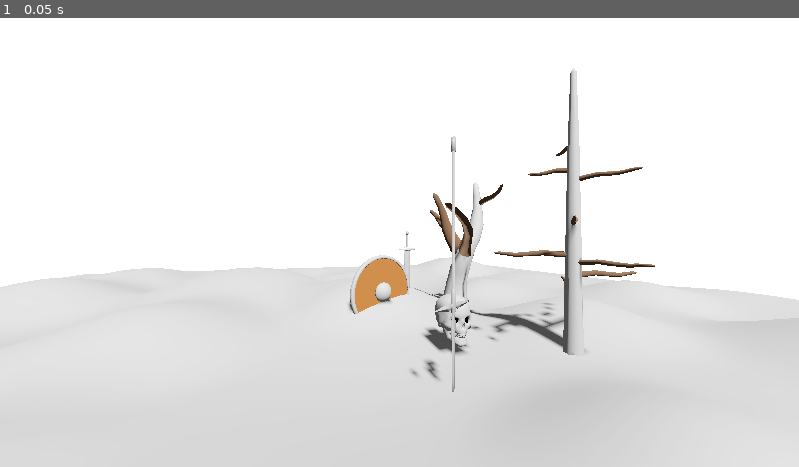
Above: before the commit, frame 1.
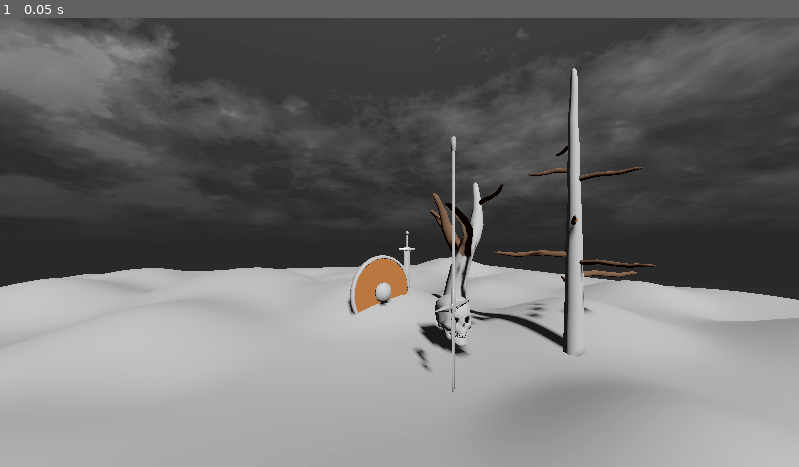
Above: after the commit, the same moment.

Repository: eldskald/godot4-cel-shader
Game: Godot game, scene res://sample-scene.tscn
Two runs of this game, one before a commit and one after it. Both use one fixed random seed, a clock stepped at 60 frames per second and the inputs below. The project has no main scene, so this scene is started directly.
Inputs:
- Up to frame 1 (0.05 s): no input

The runs differ from the first frame. In frame 1, 98% of the frame differs, in the area x 0-100%, y 0-100%.

Commit message:
add more models and sky

Diff:
--- /dev/null
+++ b/src/materials/materials/stone-1.tres
@@ -0,0 +1,14 @@
+[gd_resource type="ShaderMaterial" load_steps=3 format=3 uid="uid://bduybcmyt0owf"]
+
+[ext_resource type="Material" uid="uid://dnvlpeg4no6w3" path="res://materials/outline.tres" id="1_is7ab"]
+[ext_resource type="Shader" path="res://shaders/cel-shader-base.gdshader" id="2_qkcgs"]
+
+[resource]
+render_priority = 0
+next_pass = ExtResource("1_is7ab")
+shader = ExtResource("2_qkcgs")
+shader_parameter/color = Color(0.439216, 0.419608, 0.403922, 1)
+shader_parameter/specular = Color(0, 0, 0, 0.501961)
+shader_parameter/fresnel = Color(0.15, 0.15, 0.15, 0.392157)
+shader_parameter/uv_scale = Vector2(1, 1)
+shader_parameter/uv_offset = Vector2(0, 0)
--- /dev/null
+++ b/src/materials/vfx/sky.tres
@@ -0,0 +1,26 @@
+[gd_resource type="ShaderMaterial" load_steps=4 format=3 uid="uid://b8fg4sf7meyfv"]
+
+[ext_resource type="Shader" path="res://shaders/sky.gdshader" id="1_velad"]
+
+[sub_resource type="Gradient" id="Gradient_onb3m"]
+offsets = PackedFloat32Array(0, 0.505376, 1)
+colors = PackedColorArray(0.3, 0.3, 0.3, 1, 0.15, 0.15, 0.15, 1, 0.3, 0.3, 0.3, 1)
+
+[sub_resource type="GradientTexture2D" id="GradientTexture2D_otqm7"]
+gradient = SubResource("Gradient_onb3m")
+fill_to = Vector2(0, 1)
+
+[resource]
+shader = ExtResource("1_velad")
+shader_parameter/add_clouds = true
+shader_parameter/clouds_below = false
+shader_parameter/cloud_scale = 0.25
+shader_parameter/speed = 0.002
+shader_parameter/cloud_dark = 0.5
+shader_parameter/cloud_light = 0.3
+shader_parameter/cloud_cover = 0.2
+shader_parameter/cloud_alpha = 8.0
+shader_parameter/sky_tint = 0.5
+shader_parameter/height_offset = 0.2
+shader_parameter/sky_contribution = 0.5
+shader_parameter/source_panorama = SubResource("GradientTexture2D_otqm7")
--- /dev/null
+++ b/src/models/nodes/boulder-1.tscn
@@ -0,0 +1,9 @@
+[gd_scene load_steps=3 format=3 uid="uid://gade2qfiwkac"]
+
+[ext_resource type="PackedScene" uid="uid://c70cs1jyayudw" path="res://models/models/boulder-1.glb" id="1_jjg3p"]
+[ext_resource type="Material" uid="uid://bduybcmyt0owf" path="res://materials/materials/stone-1.tres" id="2_kml52"]
+
+[node name="boulder-1" instance=ExtResource("1_jjg3p")]
+
+[node name="Boulder_Cylinder" parent="." index="0"]
+surface_material_override/0 = ExtResource("2_kml52")
--- /dev/null
+++ b/src/models/nodes/boulder-2.tscn
@@ -0,0 +1,9 @@
+[gd_scene load_steps=3 format=3 uid="uid://cyyekr71tbhot"]
+
+[ext_resource type="PackedScene" uid="uid://bicpjvakwocg7" path="res://models/models/boulder-2.glb" id="1_omd7r"]
+[ext_resource type="Material" uid="uid://bduybcmyt0owf" path="res://materials/materials/stone-1.tres" id="2_actu3"]
+
+[node name="boulder-2" instance=ExtResource("1_omd7r")]
+
+[node name="Boulder" parent="." index="0"]
+surface_material_override/0 = ExtResource("2_actu3")
--- /dev/null
+++ b/src/models/nodes/boulder-3.tscn
@@ -0,0 +1,9 @@
+[gd_scene load_steps=3 format=3 uid="uid://bgsbyjx11j520"]
+
+[ext_resource type="PackedScene" uid="uid://cximj4vqnbksk" path="res://models/models/boulder-3.glb" id="1_6cva2"]
+[ext_resource type="Material" uid="uid://bduybcmyt0owf" path="res://materials/materials/stone-1.tres" id="2_pi6wv"]
+
+[node name="boulder-3" instance=ExtResource("1_6cva2")]
+
+[node name="Boulder" parent="." index="0"]
+surface_material_override/0 = ExtResource("2_pi6wv")
--- /dev/null
+++ b/src/models/nodes/ribcage-1.tscn
@@ -0,0 +1,12 @@
+[gd_scene load_steps=3 format=3 uid="uid://88di173s0jj4"]
+
+[ext_resource type="PackedScene" uid="uid://f4qsafo06ewy" path="res://models/models/ribcage-1.glb" id="1_wucqm"]
+[ext_resource type="Material" uid="uid://cxotcnlcsr22b" path="res://materials/materials/bone-1.tres" id="2_3tck7"]
+
+[node name="ribcage-1" instance=ExtResource("1_wucqm")]
+
+[node name="BONES_SPINE" parent="." index="0"]
+surface_material_override/0 = ExtResource("2_3tck7")
+
+[node name="BONES_RIBCAGE" parent="." index="1"]
+surface_material_override/0 = ExtResource("2_3tck7")
--- a/src/project.godot
+++ b/src/project.godot
@@ -13,6 +13,10 @@
 config/name="Godot 4 Cel Shader"
 config/features=PackedStringArray("4.0", "Forward Plus")
 config/icon="res://icon.svg"
+
+[editor]
+
+naming/scene_name_casing=0
 
 [rendering]
 
--- a/src/sample-scene.tscn
+++ b/src/sample-scene.tscn
@@ -1,5 +1,6 @@
-[gd_scene load_steps=9 format=3 uid="uid://w4k1fp8lu7tr"]
+[gd_scene load_steps=11 format=3 uid="uid://w4k1fp8lu7tr"]
 
+[ext_resource type="Material" uid="uid://b8fg4sf7meyfv" path="res://materials/vfx/sky.tres" id="1_jmqa1"]
 [ext_resource type="PackedScene" path="res://models/nodes/dead-tree-1.tscn" id="4_7qvcg"]
 [ext_resource type="PackedScene" uid="uid://qhwe2yhkr5vk" path="res://models/nodes/polearm-1.tscn" id="4_qojxx"]
 [ext_resource type="PackedScene" path="res://models/nodes/dead-tree-2.tscn" id="5_lq7xb"]
@@ -8,9 +9,14 @@
 [ext_resource type="PackedScene" path="res://models/nodes/ground-1.tscn" id="6_jjnxp"]
 [ext_resource type="PackedScene" uid="uid://0vce6ybed2ug" path="res://models/nodes/skull-1.tscn" id="7_6ib85"]
 
+[sub_resource type="Sky" id="Sky_3glnw"]
+sky_material = ExtResource("1_jmqa1")
+
 [sub_resource type="Environment" id="Environment_5lahd"]
+background_mode = 2
+sky = SubResource("Sky_3glnw")
 ambient_light_source = 2
-ambient_light_color = Color(0.470588, 0.470588, 0.470588, 1)
+ambient_light_color = Color(0.211765, 0.211765, 0.211765, 1)
 tonemap_mode = 2
 glow_enabled = true
 glow_intensity = 1.0
@@ -23,7 +29,7 @@
 environment = SubResource("Environment_5lahd")
 
 [node name="DirectionalLight3D" type="DirectionalLight3D" parent="."]
-transform = Transform3D(1, 0, 0, 0, 0.662228, 0.749303, 0, -0.749303, 0.662228, 0.224601, 1.00613, -0.852877)
+transform = Transform3D(1, 0, 0, 0, 0.808925, 0.587912, 0, -0.587912, 0.808925, 0.606105, 1.00613, -0.852877)
 light_indirect_energy = 0.0
 shadow_enabled = true
 directional_shadow_mode = 1
--- /dev/null
+++ b/src/shaders/sky.gdshader
@@ -0,0 +1,146 @@
+shader_type sky;
+render_mode use_half_res_pass;
+
+uniform sampler2D source_panorama : filter_linear, source_color, hint_default_black;
+uniform bool add_clouds = true;
+uniform bool clouds_below = false;
+uniform float cloud_scale : hint_range(0.0, 1.0, 0.01) = 0.25;
+uniform float speed : hint_range(0.0, 0.25, 0.001) = 0.002;
+uniform float cloud_dark : hint_range(0.0, 1.0, 0.01) = 0.5;
+uniform float cloud_light : hint_range(0.0, 1.0, 0.01) = 0.3;
+uniform float cloud_cover : hint_range(0.0, 1.0, 0.01) = 0.2;
+uniform float cloud_alpha : hint_range(0.0, 10.0, 0.01) = 8.0;
+uniform float sky_tint : hint_range(0.0, 1.0, 0.001) = 0.5;
+uniform float height_offset : hint_range(0.0, 1.0, 0.001) = 0.2;
+uniform float sky_contribution : hint_range(0.0, 1.0, 0.1) = 0.5;
+
+const mat2 m = mat2(vec2( 1.6, 1.2), vec2(-1.2, 1.6));
+
+vec2 hash( vec2 p ) {
+	p = vec2(dot(p, vec2(127.1, 311.7)), dot(p, vec2(269.5, 183.3)));
+	return -1.0 + 2.0 * fract(sin(p) * 43758.5453123);
+}
+
+float noise( in vec2 p ) {
+	const float K1 = 0.366025404; // (sqrt(3)-1)/2;
+	const float K2 = 0.211324865; // (3-sqrt(3))/6;
+	vec2 i = floor(p + (p.x + p.y)*K1);
+	vec2 a = p - i + (i.x + i.y) * K2;
+	vec2 o = (a.x > a.y) ? vec2(1.0, 0.0) : vec2(0.0, 1.0);
+	vec2 b = a - o + K2;
+	vec2 c = a - 1.0 + 2.0 * K2;
+	vec3 h = max(0.5 - vec3(dot(a, a), dot(b, b), dot(c, c)), 0.0 );
+	vec3 n = h * h * h * h * vec3(
+			dot(a, hash(i + 0.0)),
+			dot(b, hash(i + o)),
+			dot(c, hash(i + 1.0))
+	);
+	return dot(n, vec3(70.0));
+}
+
+float fbm(vec2 n) {
+	float total = 0.0, amplitude = 0.1;
+	for (int i = 0; i < 7; i++) {
+		total += noise(n) * amplitude;
+		n = m * n;
+		amplitude *= 0.4;
+	}
+	return total;
+}
+
+void sky() {
+	COLOR = texture(source_panorama, SKY_COORDS).rgb;
+	if(AT_CUBEMAP_PASS){
+		COLOR *= sky_contribution;
+    }else if(add_clouds){
+		vec3 normal = normalize(EYEDIR);
+		vec3 plane_intersect = normal / (normal.y + height_offset);
+
+		if(clouds_below){
+			plane_intersect = normal / -(normal.y - height_offset);
+		}
+
+		vec2 p = plane_intersect.xz;
+		p.y *= -1.0;
+		vec2 uv = p;
+
+		float time = TIME * speed;
+		float q = fbm(uv * cloud_scale * 0.5);
+
+		//ridged noise shape
+		float r = 0.0;
+		uv *= cloud_scale;
+		uv -= q - time;
+		float weight = 0.8;
+		for(int i = 0; i < 8; i++){
+			r += abs(weight*noise( uv ));
+			uv = m*uv + time;
+			weight *= 0.7;
+		}
+
+		//noise shape
+		float f = 0.0;
+		uv = p;
+		uv *= cloud_scale;
+		uv -= q - time;
+		weight = 0.7;
+		for(int i = 0; i < 8; i++){
+			f += weight*noise( uv );
+			uv = m*uv + time;
+			weight *= 0.6;
+		}
+
+		f *= r + f;
+
+		//noise colour
+		float c = 0.0;
+		time = TIME * speed * 2.0;
+		uv = p;
+		uv *= cloud_scale * 2.0;
+		uv -= q - time;
+		weight = 0.4;
+		for(int i = 0; i < 7; i++){
+			c += weight*noise( uv );
+			uv = m*uv + time;
+			weight *= 0.6;
+		}
+
+		//noise ridge colour
+		float c1 = 0.0;
+		time = TIME * speed * 3.0;
+		uv = p;
+		uv *= cloud_scale * 3.0;
+		uv -= q - time;
+		weight = 0.4;
+		for (int i = 0; i < 7; i++){
+			c1 += abs(weight * noise( uv ));
+			uv = m * uv + time;
+			weight *= 0.6;
+		}
+
+		c += c1;
+
+		vec3 skycolour = COLOR;
+		vec3 cloudcolour = vec3(1.1, 1.1, 0.9) * clamp(
+				(cloud_dark + cloud_light * c),
+				0.0,
+				1.0
+		);
+		float horizon_fall_off = max(normal.y, 0.0);
+
+		if(clouds_below){
+			horizon_fall_off = max(-normal.y, 0.0);
+		}
+
+		f = cloud_cover + cloud_alpha * f * r;
+
+		vec3 result = mix(
+				skycolour,
+				clamp(sky_tint * skycolour + cloudcolour, 0.0, 1.0),
+				clamp(f + c, 0.0, 1.0) * horizon_fall_off
+		);
+
+		// Convert the color to black and white.
+		COLOR = vec3((result.r + result.g + result.b) / 3.0);
+	}
+}
Binary file added: src/models/models/boulder-1.glb
Binary file added: src/models/models/boulder-2.glb
Binary file added: src/models/models/boulder-3.glb
Binary file changed: src/models/models/dead-tree-2.glb
Binary file added: src/models/models/ribcage-1.glb
